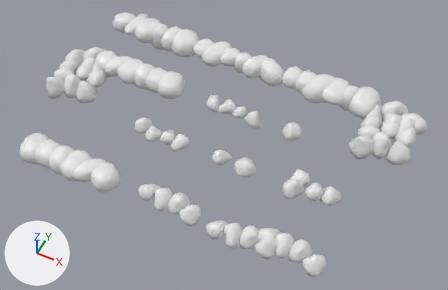
An edit to the FBX model asset/Envi/Props lvl 3.fbx, drawn before and after from the same camera.
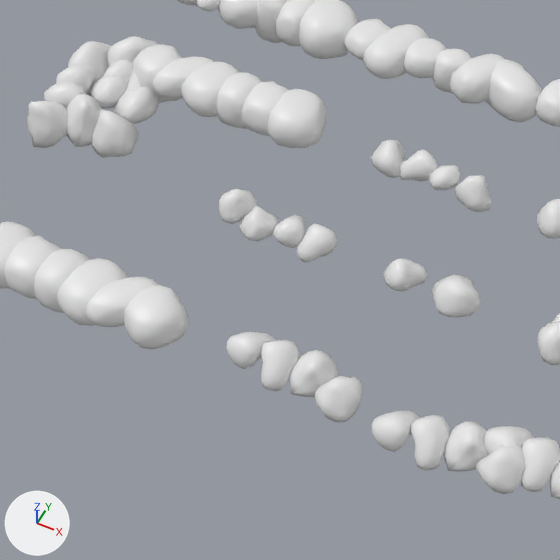
Each version appears first whole from a 50 mm camera at (19.8, -23.7, 29.6) aimed at (8.1, -0.4, 0.4), and next in a close-up on the part from 7% to 65% of the width and 10% to 100% of the height. Every picture has the same lights, and +X, +Y and +Z are marked at lower left. Where no turn or scale is listed for an object, it has been applied to the vertices.

Objects in the first close-up: 'rock.001'.
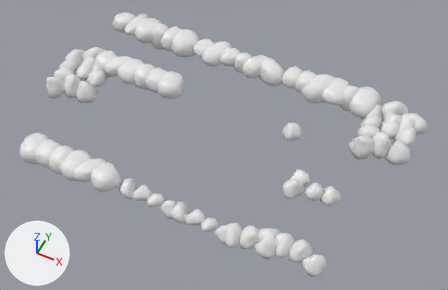
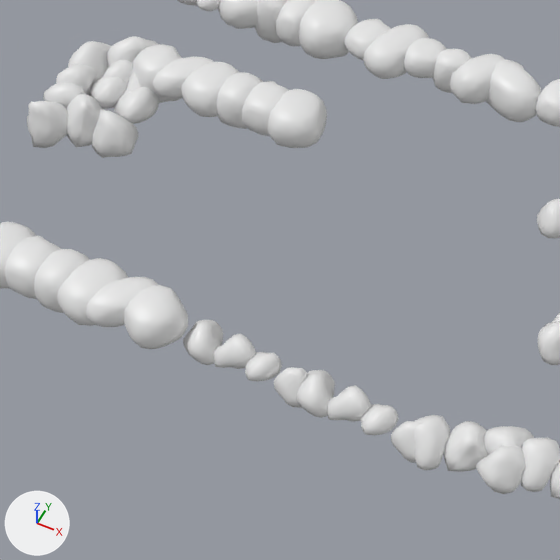
The edits, one by one:
me_rock_001 is used by ob_rock_001; location (10.32, -1.91, 0.97).
me_rock_001 had 15846 vertices, 15684 faces and spanned x -15.7..8.9, y -5.6..9.5, z -0.8..1.3.
me_rock_001 now has 15016 vertices, 14868 faces and spans x -15.7..8.9, y -5.6..9.5, z -0.8..1.3.
me_rock_001 part 1: the loose piece of 146 vertices spanning x -4.8..-3.6, y 3.5..4.8, z -0.4..0.6 is moved by (-1.3, -8.5, 0.0).
me_rock_001 part 2: 9 loose pieces with 1122 vertices, spanning x -7.8..0.6, y -0.6..4.6, z -0.5..0.6, are deleted.
me_rock_001 part 3: 21 vertices moved from x -4.3..0.9, y -5.0..-4.0, z -0.4..0.5 to x -4.3..0.7, y -4.9..-4.0, z -0.4..0.5; 584 vertices removed from x -4.9..0.9, y -5.2..-3.3, z -0.4..0.7; 876 vertices added at x -5.1..1.5, y -5.2..-3.9, z -0.5..0.6.

Boxes (x1, y1, x2, y2) around the edits, measured in the close-ups (560 x 560 px; the box of a moved part takes in the faces that stretch with it):
part 1 of me_rock_001, moved or reshaped: before (371, 140, 405, 178); after (183, 320, 223, 365)
part 2 of me_rock_001, deleted: before (219, 149, 492, 317)
part 3 of me_rock_001, moved or reshaped: before (226, 332, 419, 452); after (214, 333, 423, 463)
